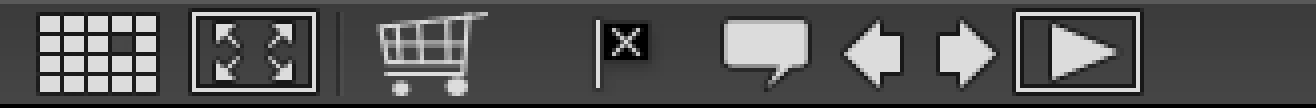
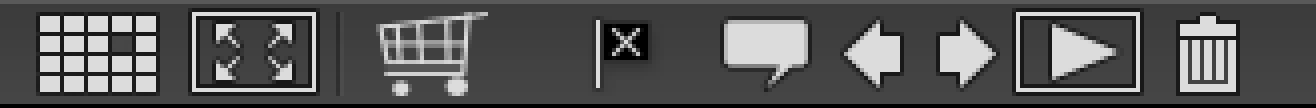
Comparing the layer stacks of the two 1316×108 images. Changes:
added layer "poubelle" above "diaporama" over [1176, 12, 1240, 96]
painted on "Forme 9", masked it over [1052, 28, 1084, 80]
masked "Forme 8 copie" over [1052, 28, 1084, 80]
painted on "avant", masked it over [960, 20, 996, 84]
painted on "arrière", masked it over [844, 20, 880, 84]
painted on "Métadonnées", masked it over [724, 24, 808, 76]
painted on "Forme 5", masked it over [612, 28, 640, 56]
masked "Forme 4" over [612, 28, 640, 56]
painted on "Forme 1", masked it over [380, 12, 472, 96]
painted on "Forme 7", masked it over [280, 36, 284, 68]
masked "Forme 8" over [280, 36, 284, 68]
